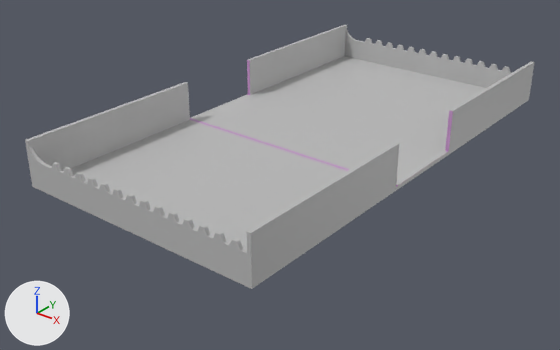
Before and after pictures for a commit that changed the FBX model Assets/Art/Meshes/Boxes_Nerf.fbx.
Rendered twice from a 50 mm camera at (0.999, -1.697, 0.727) aimed at (-0.031, -0.409, -0.072). Lighting does not change. The marker at lower left points along +X, +Y and +Z. Where no turn or scale is listed for an object, it has been applied to the vertices. Vertices at the same position are counted once.
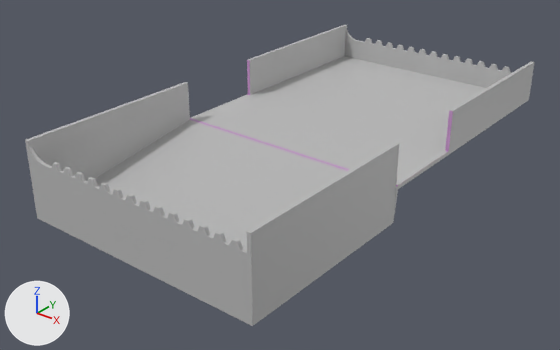
Boxes [x1, y1, x2, y2] around the edits, measured in the pictures (560 x 350 px; the box of a moved part takes in the faces that stretch with it):
```json
{"object": "box", "change": "reshaped", "before": [25, 25, 534, 289], "after": [25, 25, 534, 326], "on screen": "14% taller"}
{"part": 1, "of": "me_mesh", "change": "moved or reshaped", "before": [25, 83, 399, 289], "after": [25, 83, 399, 326]}
```

Edits to the scene script, one JSON object a line:
```json
{"block": "me_mesh", "where": "me_mesh.from_pydata(...)  # 289 vertices, 360 faces; spans x -0.298..0.298, y -0.894..0.24, z 0.004..0.11"}
{"block": "me_mesh", "where": "# used by ob_box; location = (0.0, 0.0, 0.0)"}
{"block": "me_mesh", "where": "# before: 144 (-0.298, -0.894, 0.004) at pixel (32, 186), 145 (0.298, -0.894, 0.004) at pixel (251, 288), 166 (-0.298, -0.441, 0.004), 167 (0.298, -0.441, 0.004) at pixel (395, 190)"}
{"block": "me_mesh", "change": "me_mesh part 1"}
{"op": "add", "block": "me_mesh", "code": "for i in [144, 145, 166, 167]: me_mesh.vertices[i].co += Vector((0.0, 0.0, -0.075))"}
{"op": "set", "path": "me_mesh.vertices[157].co", "old": "(-0.289, -0.887, 0.014)", "new": "(-0.289, -0.887, -0.056)"}
```
